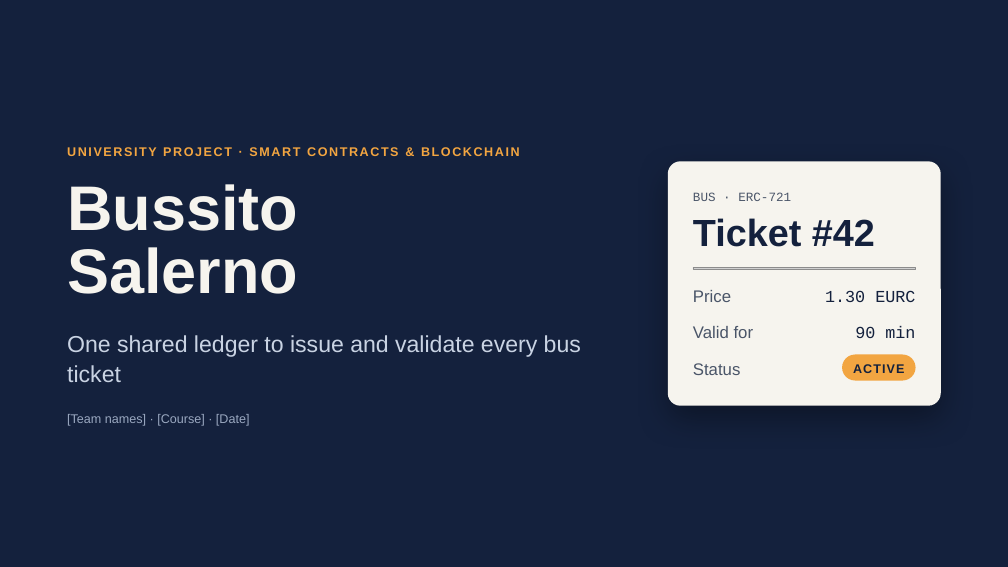
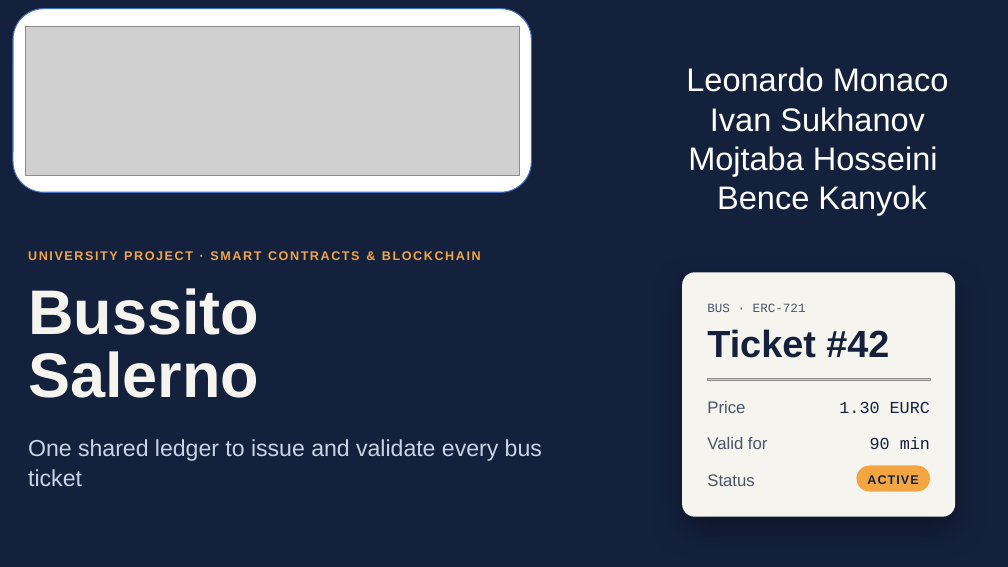
Before and after one commit to iv-sukhanov/bussito_salerno, a slide deck: slide 1 of presentation/Bussito_Salerno.pptx. Drawn at 1008x567 pixels with LibreOffice and Linux fonts; fonts in the diff are those of the drawing; grey boxes stand for pictures. Boxes give left, top, right and bottom in pixels: in the first picture for what was removed or moved away, otherwise in the second. Text is boxed around its words. In the diff, an @@ line names an element or a change of style, - is before the commit and + after.

Commit message:
presentation

```diff
--- a/presentation/Bussito_Salerno.pptx
+++ b/presentation/Bussito_Salerno.pptx
@@ rounded rectangle added at (13,8,532,192), fill #FFFFFF, outline #4472C4 1 pt @@
@@ picture added at (25,26,519,175) @@
@@ text added at (686,67,949,215), 31 pt, text #FFFFFF @@
+Leonardo Monaco
+Ivan Sukhanov
+Mojtaba Hosseini
+Bence Kanyok
@@ 7 texts, 2 rounded rectangles, 1 picture: place and size @@
-7 texts, 2 rounded rectangles, 1 picture at (668,161,941,405)
+7 texts, 2 rounded rectangles, 1 picture at (682,272,955,516)
@@ text removed at (67,414,250,426) @@
-[Team names] · [Course] · [Date]
@@ 3 texts: place and size @@
-3 texts at (67,147,581,382)
+3 texts at (28,251,542,486)
```
Also in this commit, not shown: 1 other slide changed, 2 slides added, 7 other files.
